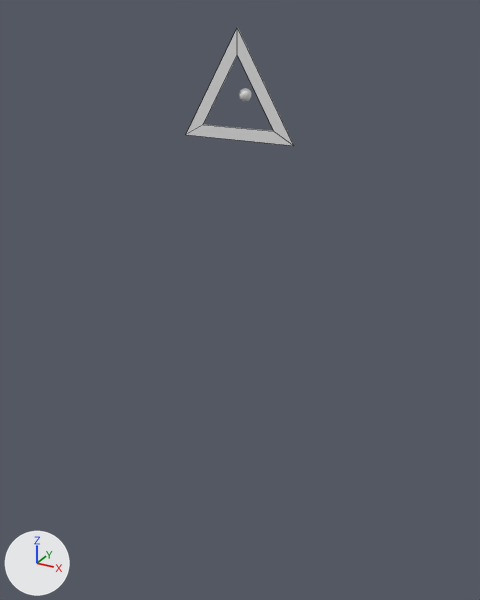
A saved change to the Blender file blend-files/scene.blend.
The view is the same before and after, from a camera (50 mm lens) standing at (32.9, -59.3, 8.4) and looking at (0.1, 0.2, -21.3). The axes (+X, +Y, +Z) are drawn at lower left. The lights are the same throughout. Mesh edges are drawn as thin lines on the coarser meshes.

Before the edit, the objects in view are built like this:
```python
me_cube_004 = bpy.data.meshes.new('Cube.004')
me_cube_004.from_pydata(...)  # a box spanning x -1.0..1.0, y -1.0..1.0, z -1.0..1.0
me_plane_004 = bpy.data.meshes.new('Plane.004')
me_plane_004.from_pydata([(-0.5, 0.0, -0.31), (0.5, 0.0, -0.31), (0.0, 0.0, 0.54), (-0.77, 0.0, -0.46), (0.77, 0.0, -0.46), (0.0, 0.0, 0.84)], [], [(2, 0, 3, 5), (1, 2, 5, 4), (0, 1, 4, 3)])
ob_introtunnel = bpy.data.objects.new('IntroTunnel', me_plane_004)
ob_introtunnel.parent = ob_stage
ob_introtunnel.location = (0.0, 0.0, 0.0)
ob_introtunnel.scale = (8.06, 8.06, 8.06)
ob_ueki = bpy.data.objects.new('Ueki', me_cube_004)
ob_ueki.parent = ob_stage
ob_ueki.location = (0.0, 0.0, -21.81)
ob_ueki.scale = (2.25, 2.25, 21.7)
ob_ueki.hide_viewport = True
```
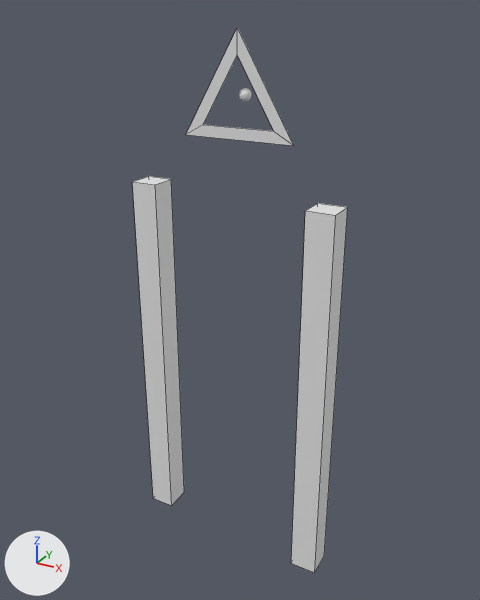
Pixel boxes (x1, y1, x2, y2) of what changed, in the pictures (480 x 600 px):
'Scaffold_R_F', added
    after: (291, 203, 348, 573)
'Scaffold_L_F', added
    after: (133, 176, 184, 506)

What changed in the scene script:
```text
Add ob_scaffold_r_f:
    ob_scaffold_r_f = bpy.data.objects.new('Scaffold_R_F', me_cube_004.copy())  # the mesh of ob_ueki
    ob_scaffold_r_f.parent = ob_stage
    ob_scaffold_r_f.location = (10.64, -1.897, -30.65)
    ob_scaffold_r_f.scale = (1.51, 1.51, 21.7)
Add ob_scaffold_l_f:
    ob_scaffold_l_f = bpy.data.objects.new('Scaffold_L_F', me_cube_004.copy())  # the mesh of ob_ueki
    ob_scaffold_l_f.parent = ob_stage
    ob_scaffold_l_f.location = (-10.6, -0.36, -30.72)
    ob_scaffold_l_f.scale = (1.51, 1.51, 21.7)
```
